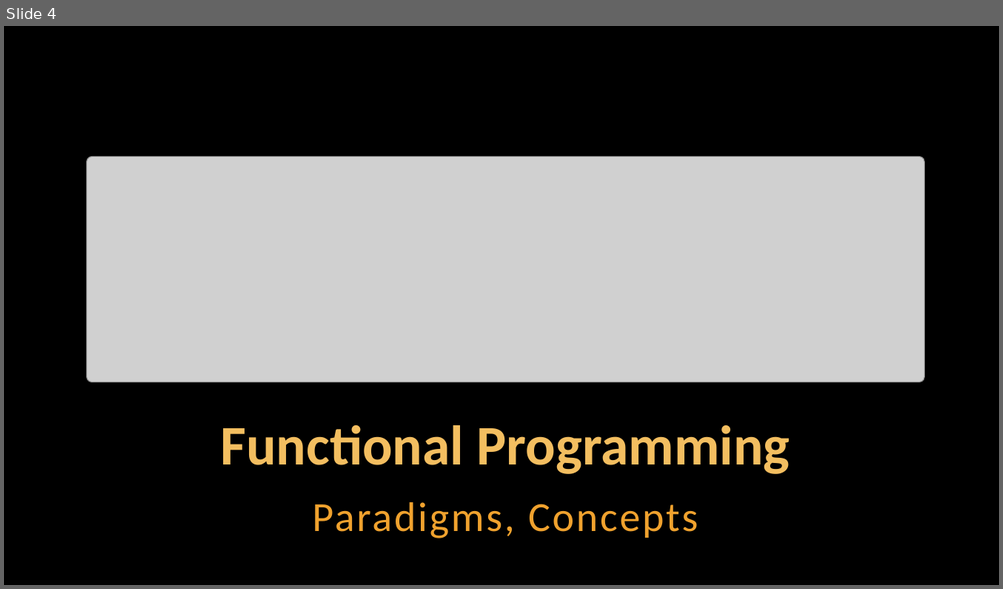
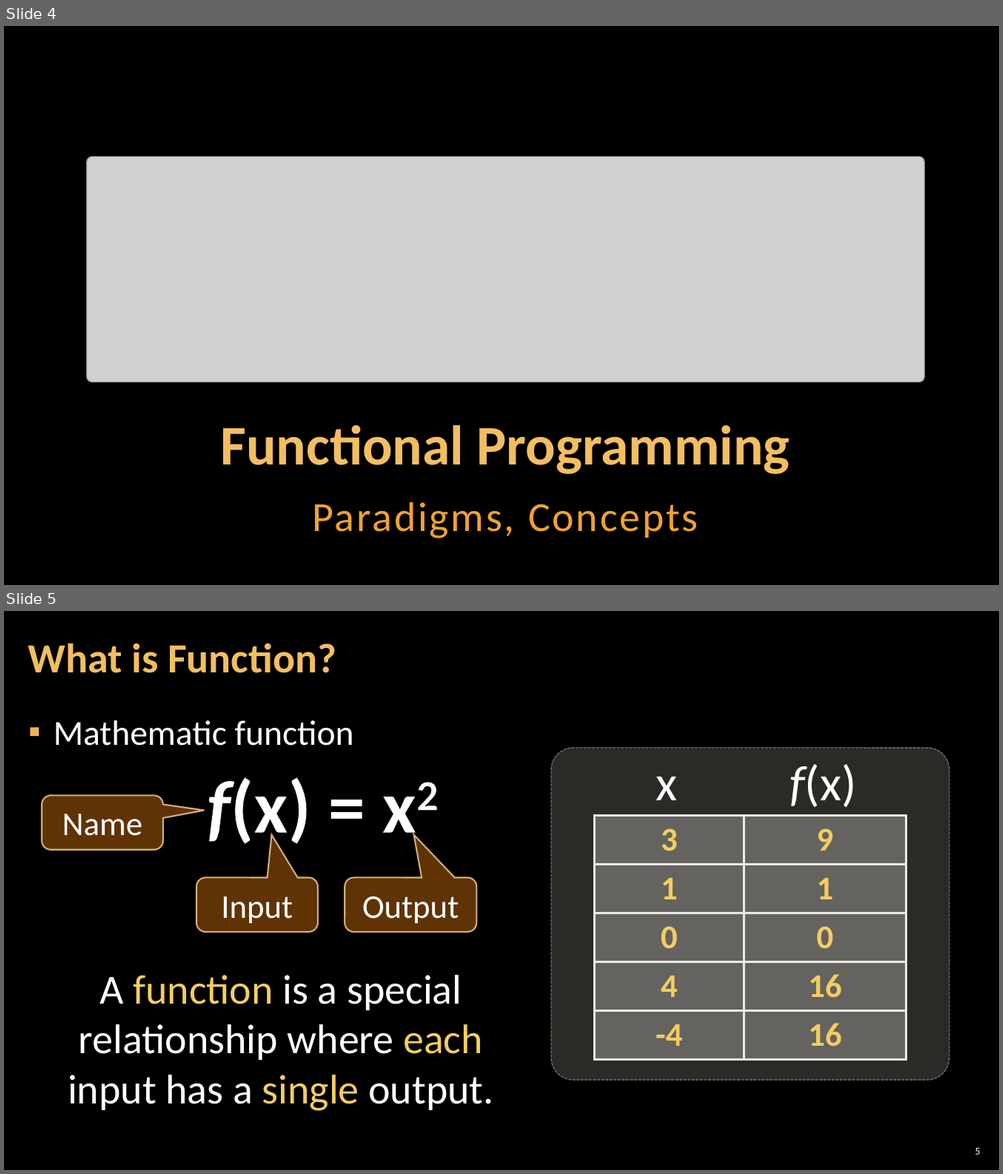
Before and after one commit to GoldenR1618/SoftUni-Exercises-and-Exams, a slide deck: 05.C#_Advanced/07.FUNCTIONAL_PROGRAMMING/07. CSharp-Advanced-Functional-Programming.pptx. Shown one above the other, each under a label of ours: slide 4 before the commit, slides 4 and 5 after it. The pictures are 1003x589 and 1003x1174 pixels, drawn with LibreOffice and Linux fonts; fonts in the diff are those of the drawing; grey boxes stand for pictures; background and template pictures are left out. Boxes give left, top, right and bottom in pixels: in the first picture for what was removed or moved away, otherwise in the second. Text is boxed around its words. In the diff, an @@ line names an element or a change of style, - is before the commit and + after.

Commit message:
Add FUNCTIONAL_PROGRAMMING LAB.

```diff
--- a/05.C#_Advanced/07.FUNCTIONAL_PROGRAMMING/07. CSharp-Advanced-Functional-Programming.pptx
+++ b/05.C#_Advanced/07.FUNCTIONAL_PROGRAMMING/07. CSharp-Advanced-Functional-Programming.pptx
@@ slide 5 added at bbox=[4, 611, 999, 1170], background picture (left out) @@
@@ title added at bbox=[28, 643, 336, 673], 40 pt, text #F3BE60, bold @@
+What is Function?
@@ text added at bbox=[54, 721, 354, 746], 34 pt, text #FFFFFF @@
+▪ Mathematic function
@@ rounded rectangle added at bbox=[551, 748, 949, 1080], fill #D9D5C7 at 20% opacity, outline #C7BFAC 1 pt dashed @@
@@ text added at bbox=[789, 764, 856, 807], 48 pt, text #FFFFFF @@
+f(x)
@@ text added at bbox=[207, 777, 311, 850], 72 pt, text #FFFFFF, bold @@
+f(x) = x2
@@ text added at bbox=[656, 777, 677, 800], 48 pt, text #FFFFFF @@
+x
@@ rounded speech box added at bbox=[42, 795, 163, 850], fill #663606 at 95% opacity, outline #F8D49E 1.5 pt, 32 pt, text #FFFFFF @@
+Name
@@ table added at bbox=[595, 815, 906, 1060], 5 rows, 2 columns @@
+3 | 9
+1 | 1
+0 | 0
+4 | 16
+-4 | 16
@@ rounded speech box added at bbox=[196, 878, 317, 933], fill #663606 at 95% opacity, outline #F8D49E 1.5 pt, 32 pt, text #FFFFFF @@
+Input
@@ rounded speech box added at bbox=[344, 878, 476, 933], fill #663606 at 95% opacity, outline #F8D49E 1.5 pt, 32 pt, text #FFFFFF @@
+Output
@@ text added at bbox=[68, 975, 493, 1111], 40 pt, text #FFFFFF @@
+A function is a special relationship where each input has a single output.
@@ page number added at bbox=[975, 1148, 980, 1155], 10 pt, text #FFFFFF @@
+5
```
Also in this commit, not shown: 6 slides changed, 16 other slides added, 3 slides removed, 27 other files.
